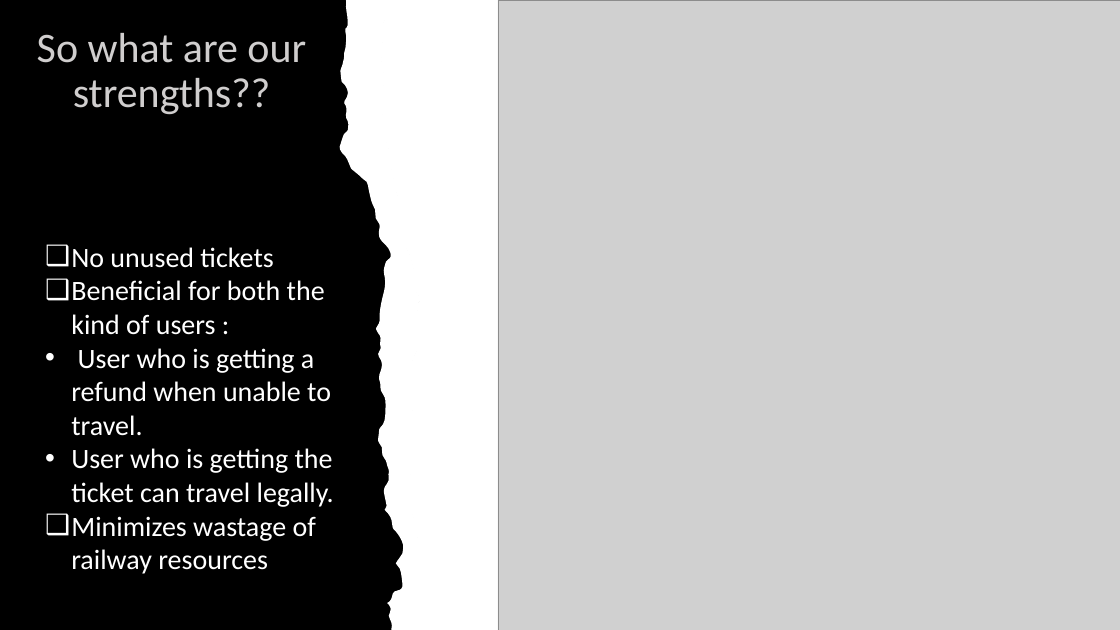
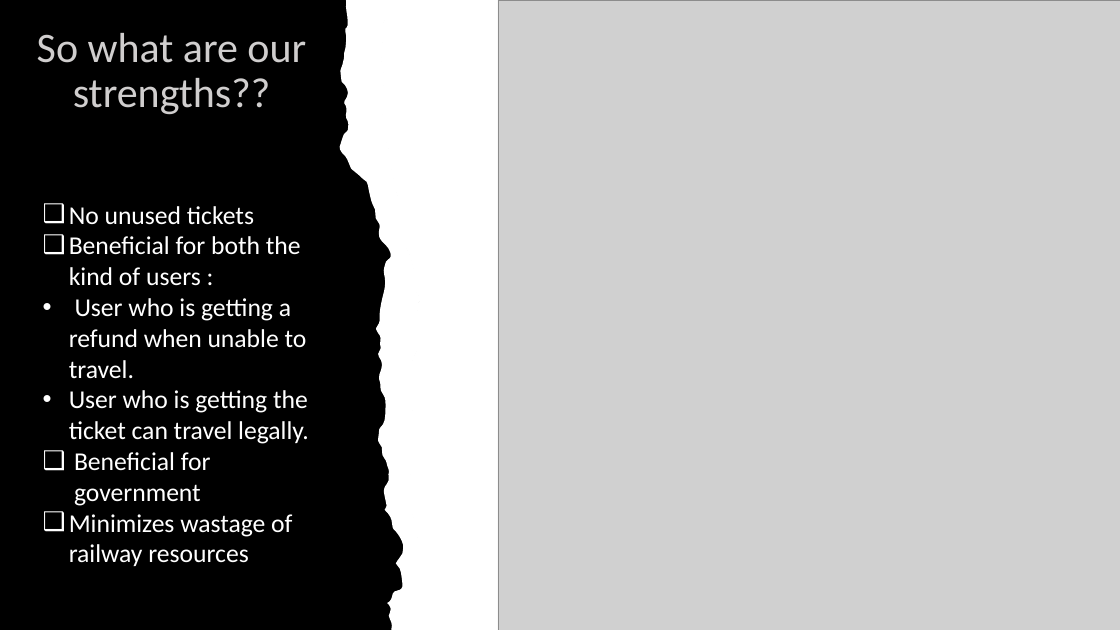
Before and after one commit to zhalok/HACKNSU4_SUST_Agile_Team, a slide deck: slide 10 of SUST_AGILE_TEAM.pptx. Drawn at 1120x630 pixels with LibreOffice and Linux fonts; fonts in the diff are those of the drawing; grey boxes stand for pictures; background and template pictures are left out. Boxes give left, top, right and bottom in pixels: in the first picture for what was removed or moved away, otherwise in the second. Text is boxed around its words. In the diff, an @@ line names an element or a change of style, - is before the commit and + after.

```diff
--- a/SUST_AGILE_TEAM.pptx
+++ b/SUST_AGILE_TEAM.pptx
@@ text "No unused tickets": place and size @@
-text "No unused tickets" at box(71, 247, 334, 574)
+text "No unused tickets" at box(69, 206, 309, 566)
@@ text at box(69, 206, 309, 566): size 24 to 22 pt in "No unused tickets", "Beneficial for both the kind of users ...", "User who is getting a refund when ...", "User who is getting the ticket can ..." and 1 more places @@
@@ text at box(74, 452, 211, 506): paragraph added @@
+❑ Beneficial for government
```
Also in this commit, not shown: 4 other slides changed, 3 slides added, 5 slides removed.
